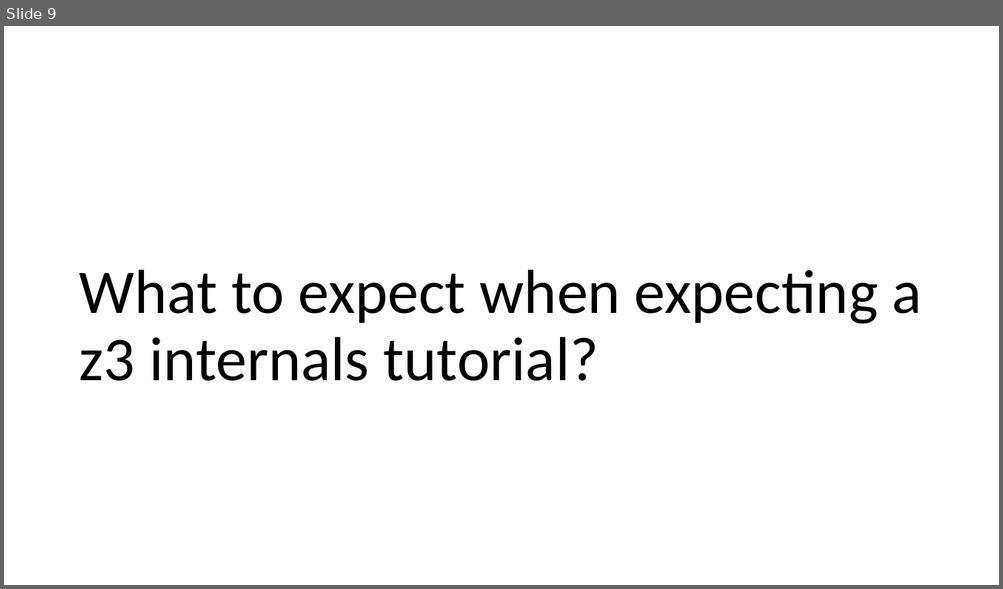
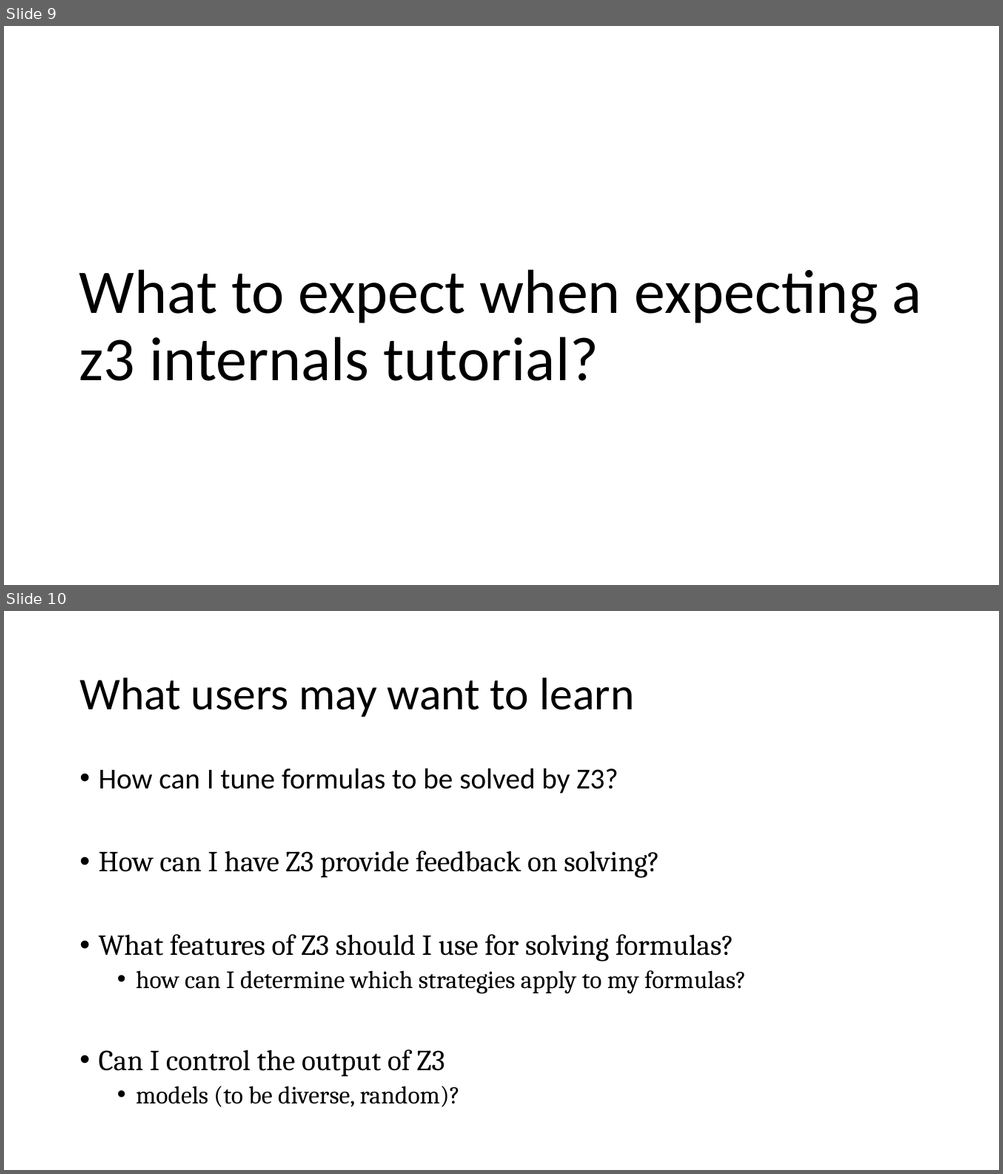
Before and after one commit to Z3Prover/doc, a slide deck: internals/tutorial/z3internals.pptx. Shown one above the other, each under a label of ours: slide 9 before the commit, slides 9 and 10 after it. The pictures are 1003x589 and 1003x1174 pixels, drawn with LibreOffice and Linux fonts; fonts in the diff are those of the drawing. Boxes give left, top, right and bottom in pixels: in the first picture for what was removed or moved away, otherwise in the second. Text is boxed around its words. In the diff, an @@ line names an element or a change of style, - is before the commit and + after.

```diff
--- a/internals/tutorial/z3internals.pptx
+++ b/internals/tutorial/z3internals.pptx
@@ slide 10 added at (x1=4, y1=611, x2=999, y2=1170), background #FFFFFF @@
@@ title added at (x1=79, y1=678, x2=634, y2=717), 44 pt, text #000000 @@
+What users may want to learn
@@ text added at (x1=99, y1=768, x2=745, y2=1108), 28 pt, text #000000 @@
+• How can I tune formulas to be solved by Z3?
+• How can I have Z3 provide feedback on solving?
+• What features of Z3 should I use for solving formulas?
+  • how can I determine which strategies apply to my formulas?
+• Can I control the output of Z3
+  • models (to be diverse, random)?
```
Also in this commit, not shown: 10 other slides added.
